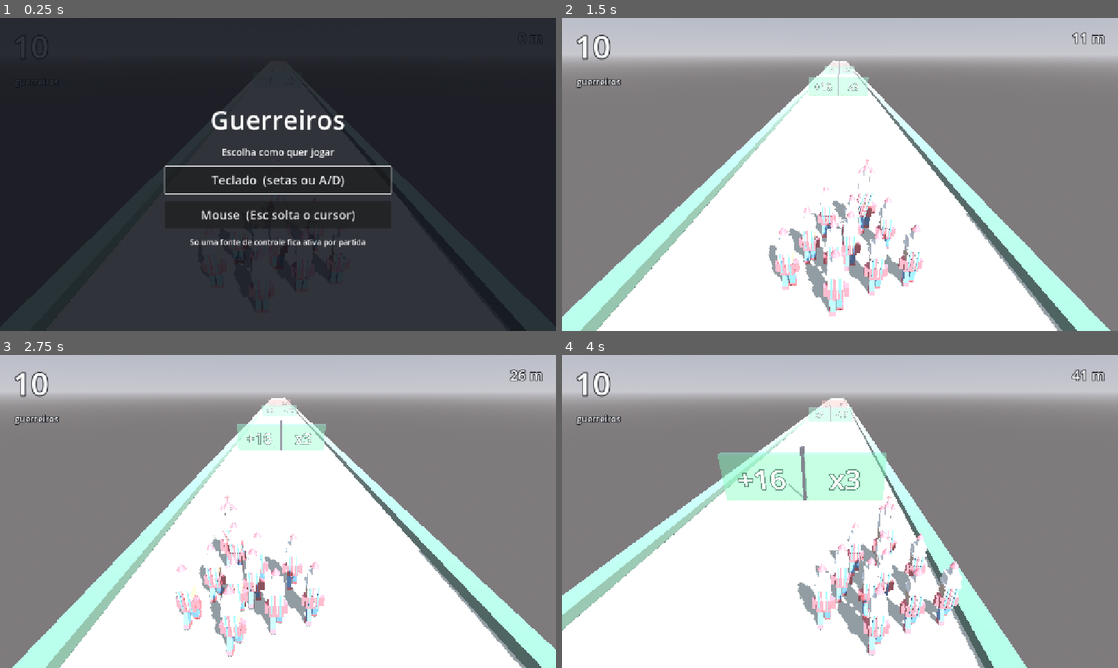
Above: before the commit, frames 1-4 (two rows, left to right).
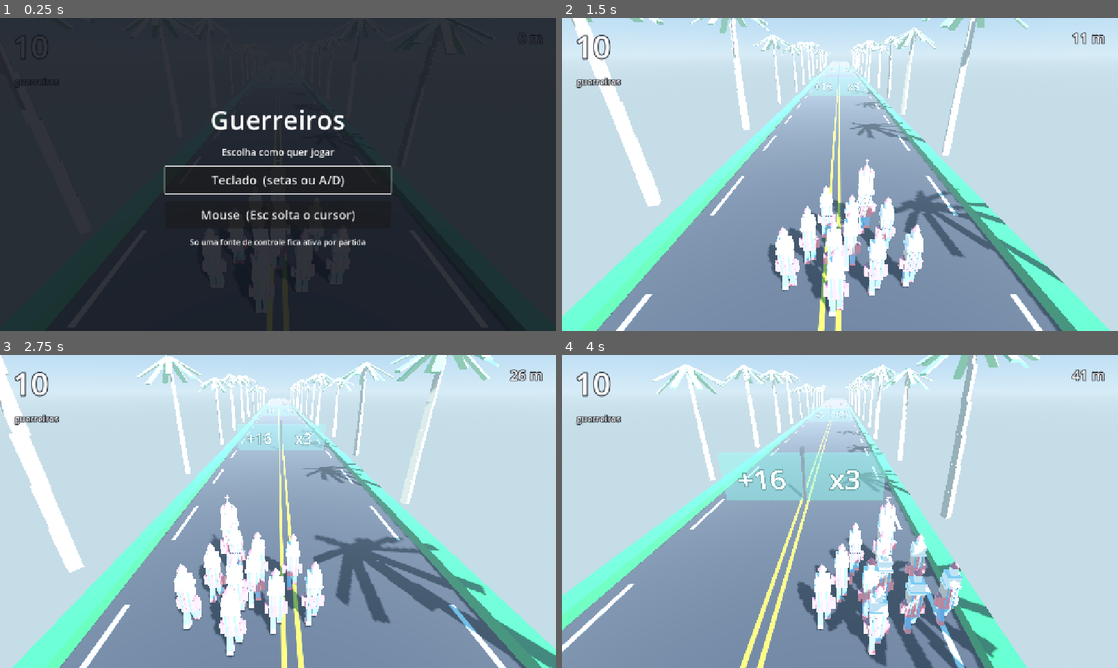
Above: after the commit, the same moments.

Repository: 3runorocha/COMP381-Projeto
Game: Godot game, scene res://scenes/Main.tscn
Same seed, same stepped clock (60 frames per second), same inputs: the game is played once before the commit and once after it.
Inputs (mouse positions are in pixels of both pictures, inside the frame that each line leads up to):
- Up to frame 1 (0.25 s): no input
- Up to frame 2 (1.5 s): click "Teclado (setas ou A/D)" at 0.5 s; tap Enter (ui_accept) at 1.25 s; move the mouse to (962, 158) at 1.27 s; hold Right (mover_direita) from 1.28 s (still down); click (962, 158) at 1.42 s
- Up to frame 3 (2.75 s): tap Enter (ui_accept) at 1.52, 2.27 s; move the mouse to (166, 527) at 2.02 s; release Right (mover_direita) at 2.03 s; hold Left (mover_esquerda) from 2.03 s (still down)
- Up to frame 4 (4 s): move the mouse to (895, 442) at 2.77 s; release Left (mover_esquerda) at 2.78 s; hold Right (mover_direita) from 2.78 s (still down); move the mouse to (812, 574) at 3.52 s; click (812, 574) at 3.67 s; tap Enter (ui_accept) at 3.77 s

The runs differ from the first frame. In frame 1, less than 0.1% of the frame differs, in the area x 35-91%, y 67-100%; in frame 2, 96%; in frame 3, 96%; in frame 4, 96%, in the area x 0-100%, y 0-100%.

Commit message:
D12: a pista vira a orla de Maceio
Ideia de Bruno, e ela resolve um problema de jogo, nao so de enfeite: sem
nada passando de lado, o jogador nao tinha referencial para perceber
velocidade, e a escalada da dificuldade ficava invisivel. Coqueiros passando
dos dois lados tornam a aceleracao sensivel.

Culturalmente tambem fecha: a orla com coqueiros e as faixas e reconhecivel
na hora por quem e de Maceio, e o Guerreiro e folguedo de RUA. Um cordao
descendo a orla nao e mistura, e o que o folguedo faz. A faixa amarela
central ainda cai num lugar util, marcando onde o par de portoes se divide.

O asfalto e um shader que calcula as faixas a partir da posicao do MUNDO, e
nao da malha. Isso nao e preferencia: o chao desliza junto com o jogador
para dar a ilusao de pista infinita, entao faixa presa a malha deslizaria
junto e ficaria congelada na tela.

Os coqueiros sao reciclados como os portoes, pelo mesmo motivo. Os dois
lados nascem defasados de meio passo, senao ficam em pares simetricos e a
orla vira corredor de portico.

Verificado a 137 de velocidade: nenhum coqueiro mais perto que 7.71 do
centro contra pista de 6.4, nenhum ficando para tras alem de um espacamento,
e vao maximo na fileira de 6.5.

Co-Authored-By: Claude Opus 5 <noreply@anthropic.com>

Diff:
--- a/scenes/Main.tscn
+++ b/scenes/Main.tscn
@@ -9,10 +9,15 @@
 [ext_resource type="PackedScene" path="res://scenes/interface/UI.tscn" id="7_ui"]
 [ext_resource type="Script" path="res://scripts/pista/ground_follow.gd" id="8_chao"]
 [ext_resource type="Script" path="res://scripts/pista/level_generator.gd" id="9_gerador"]
+[ext_resource type="Shader" path="res://shaders/asfalto.gdshader" id="10_asfalto"]
+[ext_resource type="PackedScene" path="res://assets/coqueiro.glb" id="11_coqueiro"]
+[ext_resource type="Script" path="res://scripts/pista/roadside.gd" id="12_orla"]
 
 [sub_resource type="ProceduralSkyMaterial" id="Ceu_mat"]
-sky_horizon_color = Color(0.65, 0.65, 0.68, 1)
-ground_horizon_color = Color(0.65, 0.65, 0.68, 1)
+sky_top_color = Color(0.21, 0.5, 0.86, 1)
+sky_horizon_color = Color(0.72, 0.85, 0.93, 1)
+ground_horizon_color = Color(0.72, 0.85, 0.93, 1)
+ground_bottom_color = Color(0.6, 0.72, 0.78, 1)
 
 [sub_resource type="Sky" id="Ceu"]
 sky_material = SubResource("Ceu_mat")
@@ -24,16 +29,15 @@
 reflected_light_source = 2
 tonemap_mode = 2
 fog_enabled = true
-fog_light_color = Color(0.66, 0.66, 0.69, 1)
+fog_light_color = Color(0.74, 0.85, 0.92, 1)
 fog_density = 0.0075
 fog_sky_affect = 0.25
 
-[sub_resource type="StandardMaterial3D" id="Mat_pista"]
-albedo_color = Color(0.82, 0.78, 0.7, 1)
-roughness = 0.9
+[sub_resource type="ShaderMaterial" id="Mat_pista"]
+shader = ExtResource("10_asfalto")
 
 [sub_resource type="StandardMaterial3D" id="Mat_borda"]
-albedo_color = Color(0.35, 0.5, 0.42, 1)
+albedo_color = Color(0.11, 0.52, 0.29, 1)
 roughness = 0.95
 
 [node name="Main" type="Node3D"]
@@ -68,6 +72,10 @@
 size = Vector3(0.8, 0.6, 340)
 material = SubResource("Mat_borda")
 
+[node name="Orla" type="Node3D" parent="."]
+script = ExtResource("12_orla")
+cena_coqueiro = ExtResource("11_coqueiro")
+
 [node name="FinishLine" parent="." instance=ExtResource("6_fim")]
 transform = Transform3D(1, 0, 0, 0, 1, 0, 0, 0, 1, 0, 0, -240)
 
--- /dev/null
+++ b/scripts/pista/roadside.gd
@@ -0,0 +1,64 @@
+extends Node3D
+## Coqueiros dos dois lados da orla, reciclados como os portoes.
+##
+## Nao e so enfeite. Sem nada passando de lado, o jogador nao tem referencial
+## para perceber velocidade, e a escalada do jogo, que e o coracao da
+## dificuldade, fica invisivel. Os coqueiros resolvem isso.
+##
+## Reciclados pelo mesmo motivo dos portoes: o chao desliza junto com o
+## jogador, entao nada pode ficar preso a ele.
+
+@export var cena_coqueiro: PackedScene
+## Quantos coqueiros por lado ficam vivos ao mesmo tempo.
+@export var por_lado: int = 14
+## Distancia entre um coqueiro e o seguinte, no mesmo lado.
+@export var espacamento: float = 13.0
+## Quanto eles ficam afastados do centro da pista. A pista util vai ate 6.4.
+@export var afastamento: float = 8.2
+
+var _player: Node3D = null
+var _coqueiros: Array[Node3D] = []
+var _alcance: float = 0.0
+var _rng := RandomNumberGenerator.new()
+
+
+func _ready() -> void:
+    _rng.seed = 20261005
+    _player = Comum.jogador(get_tree()) as Node3D
+    if cena_coqueiro == null:
+        push_warning("roadside: cena_coqueiro nao definida.")
+        return
+
+    _alcance = float(por_lado) * espacamento
+    for lado in [-1.0, 1.0]:
+        for i in por_lado:
+            var arvore: Node3D = cena_coqueiro.instantiate()
+            add_child(arvore)
+            _variar(arvore)
+            # Os dois lados saem defasados de meio passo, senao os coqueiros
+            # ficam em pares simetricos e a orla vira um corredor de portico.
+            var recuo := 0.0 if lado < 0.0 else espacamento * 0.5
+            arvore.position = Vector3(
+                lado * afastamento + _rng.randf_range(-0.5, 0.5),
+                0.0,
+                -float(i) * espacamento - recuo)
+            _coqueiros.append(arvore)
+
+
+func _process(_delta: float) -> void:
+    if _player == null:
+        return
+    # Interpolada, pelo mesmo motivo da camera e do cordao: a posicao crua
+    # anda em degraus de 60 Hz e isso apareceria como tranco no cenario.
+    var z := Comum.posicao_suave(_player).z
+    for arvore in _coqueiros:
+        if arvore.global_position.z > z + espacamento:
+            arvore.global_position.z -= _alcance
+            _variar(arvore)
+
+
+## Gira e redimensiona um pouco, para a fileira nao parecer copias do mesmo
+## objeto repetidas em intervalo fixo.
+func _variar(arvore: Node3D) -> void:
+    arvore.rotation.y = _rng.randf_range(0.0, TAU)
+    arvore.scale = Vector3.ONE * _rng.randf_range(0.82, 1.18)
--- /dev/null
+++ b/shaders/asfalto.gdshader
@@ -0,0 +1,53 @@
+shader_type spatial;
+// Asfalto da orla, com faixa central amarela tracejada e faixas brancas nas
+// laterais.
+//
+// O padrao e calculado a partir da posicao do MUNDO, nao da malha. Isso e
+// obrigatorio aqui: o chao desliza junto com o jogador para dar a ilusao de
+// pista infinita, entao qualquer desenho preso a malha deslizaria junto e
+// ficaria congelado na tela, exatamente o oposto do que se quer.
+
+uniform vec3 cor_asfalto : source_color = vec3(0.21, 0.21, 0.23);
+uniform vec3 cor_faixa_amarela : source_color = vec3(0.92, 0.76, 0.16);
+uniform vec3 cor_faixa_branca : source_color = vec3(0.88, 0.88, 0.86);
+
+// Meia largura da pista jogavel, em unidades.
+uniform float meia_pista = 6.0;
+// Distancia do centro ate cada faixa amarela.
+uniform float afastamento_amarelo = 0.22;
+uniform float largura_amarelo = 0.14;
+uniform float largura_branco = 0.18;
+// Comprimento do traco e do vao entre tracos.
+uniform float traco = 4.0;
+uniform float vao = 4.0;
+
+varying vec3 mundo;
+
+void vertex() {
+    mundo = (MODEL_MATRIX * vec4(VERTEX, 1.0)).xyz;
+}
+
+// 1.0 dentro de uma faixa de largura `w` centrada em `centro`.
+float faixa(float x, float centro, float w) {
+    return 1.0 - smoothstep(w * 0.5 - 0.02, w * 0.5 + 0.02, abs(x - centro));
+}
+
+void fragment() {
+    vec3 cor = cor_asfalto;
+
+    // Duas amarelas continuas no meio, como na avenida.
+    float amarelo = max(faixa(mundo.x, -afastamento_amarelo, largura_amarelo),
+                        faixa(mundo.x, afastamento_amarelo, largura_amarelo));
+
+    // Brancas tracejadas nas bordas da pista.
+    float ciclo = mod(mundo.z, traco + vao);
+    float aceso = step(ciclo, traco);
+    float branco = max(faixa(abs(mundo.x), meia_pista - 0.6, largura_branco), 0.0) * aceso;
+
+    cor = mix(cor, cor_faixa_branca, branco);
+    cor = mix(cor, cor_faixa_amarela, amarelo);
+
+    ALBEDO = cor;
+    ROUGHNESS = 0.85;
+    SPECULAR = 0.2;
+}
Binary file added: assets/coqueiro.glb
Not shown, added: assets/coqueiro.glb.import
Not shown: 1 places in scenes/Main.tscn that only renumber resources
Not shown, added: scripts/pista/roadside.gd.uid
Not shown, added: shaders/asfalto.gdshader.uid
Not shown, changed: SPRINT.md
Not shown, added: tools/blockout_coqueiro.py
Not shown, changed: tools/blockout_mestre.py
